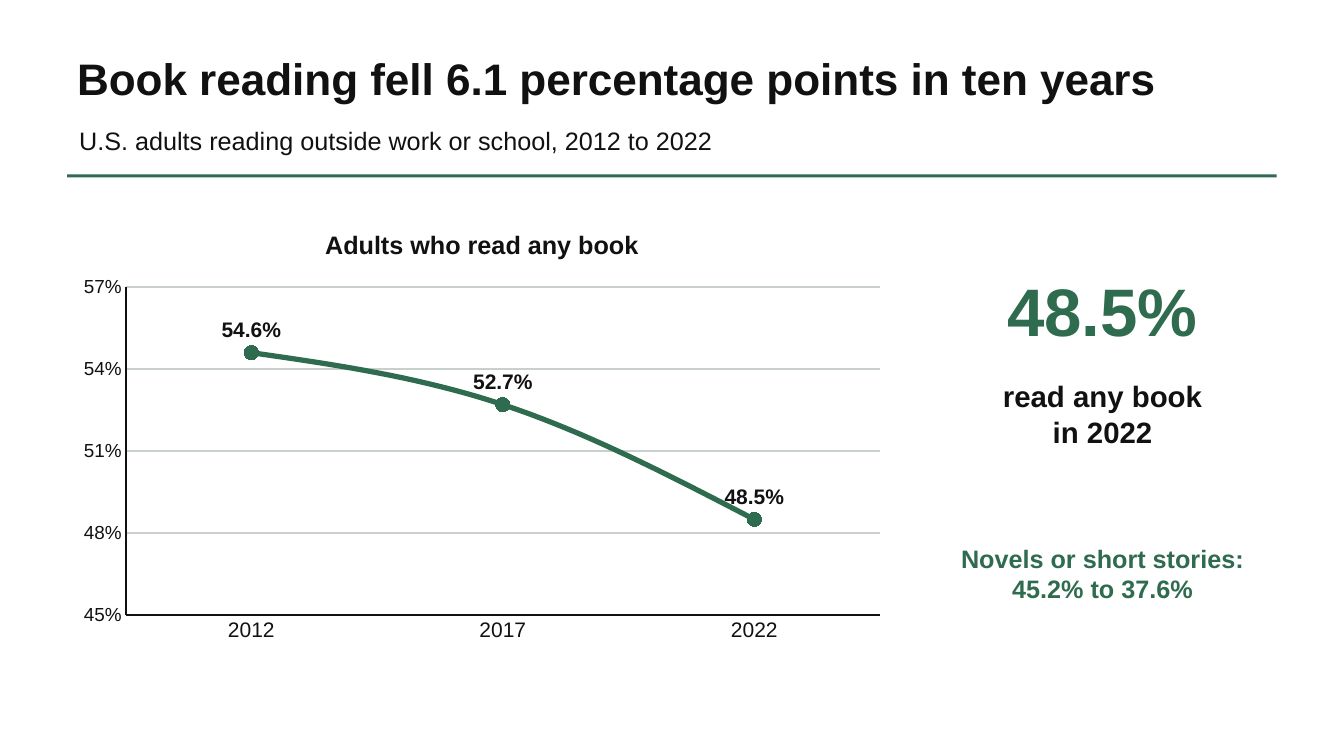
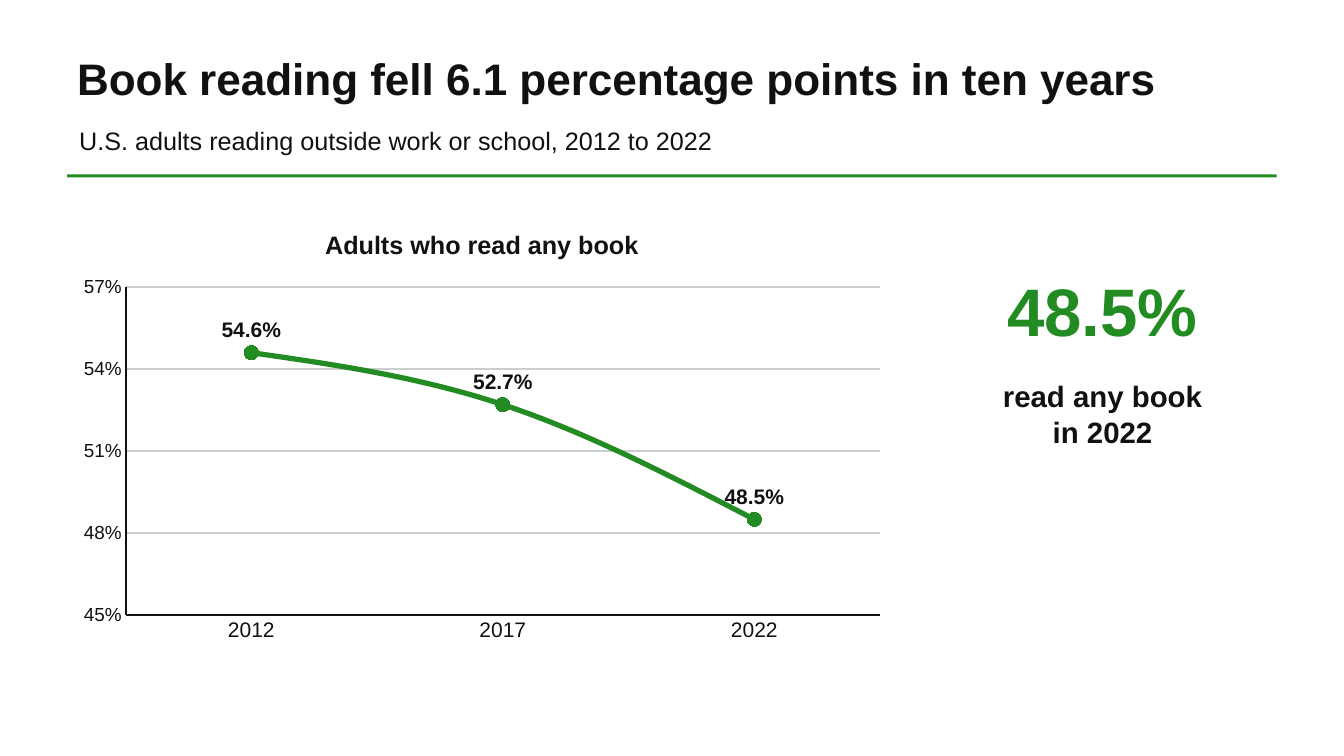
Before and after one commit to yIRaNli-lyr/yiran-li-tswd-portfolio, a slide deck: slide 4 of final-project-assets/reading-attention-storyboard.pptx. Drawn at 1344x756 pixels with LibreOffice and Linux fonts; fonts in the diff are those of the drawing. Boxes give left, top, right and bottom in pixels: in the first picture for what was removed or moved away, otherwise in the second. Text is boxed around its words. In the diff, an @@ line names an element or a change of style, - is before the commit and + after.

```diff
--- a/final-project-assets/reading-attention-storyboard.pptx
+++ b/final-project-assets/reading-attention-storyboard.pptx
@@ rectangle at (68, 174, 1277, 177): fill #2F6B4F to #228B22 @@
@@ line chart at (68, 210, 897, 651) @@
@@ colour of Series 1 #2F6B4F to #228B22 @@
@@ text "48.5%" at (1007, 289, 1197, 337): text colour #2F6B4F to #228B22 @@
@@ text removed at (961, 549, 1244, 599) @@
-Novels or short stories:
-45.2% to 37.6%
```
Also in this commit, not shown: 3 other slides changed, 4 other files.
